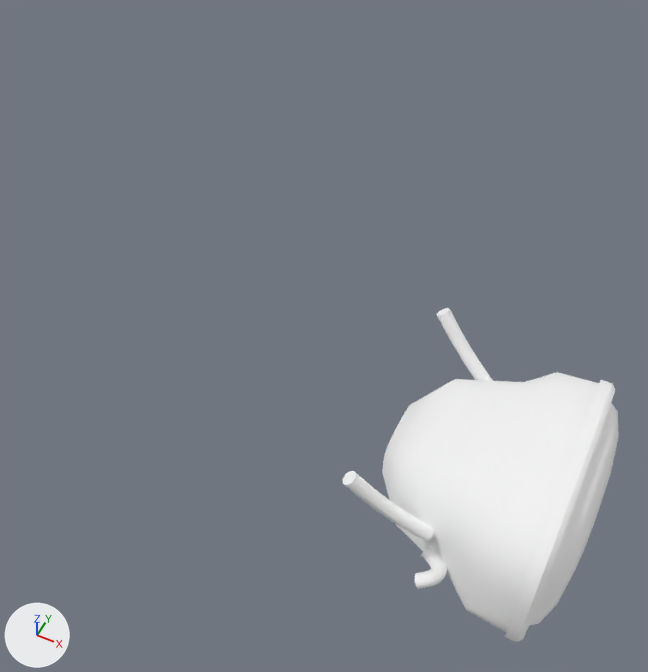
What one commit did to the glTF model Data/BikesV2/kits/lodestar_cruiser__front2.glb.
One viewpoint serves both versions: a 50 mm camera at (1.434, -0.346, 1.384) aimed at (1.264, -0.007, 0.96). The axes (+X, +Y, +Z) are drawn at lower left. The lights are the same throughout. The older version comes first. Vertices at exactly the same position are counted once.

Objects in the first picture: 'lodestar_cruiser__front2'.
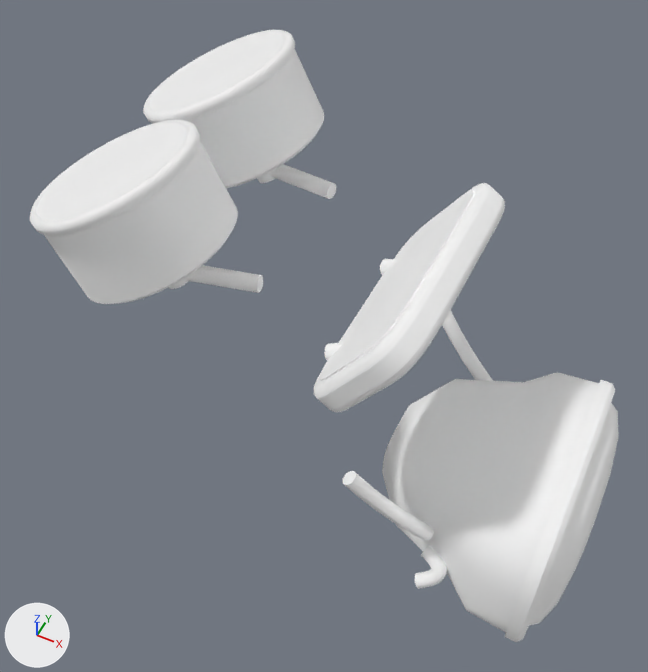
What differs and where, as boxes [x1, y1, x2, y2] in the pictures (648 x 672 px):
'lodestar_cruiser__front2', reshaped (113% wider, 83% taller)
    before: [343, 308, 618, 642]
    after: [30, 30, 618, 642]
part 1 of me_mesh_0, added
    after: [184, 265, 263, 293]
part 2 of me_mesh_0, added
    after: [269, 164, 336, 199]
part 3 of me_mesh_0, added
    after: [30, 30, 324, 304]
part 4 of me_mesh_0, added
    after: [314, 183, 505, 412]

The change, as a diff of the scene's bpy script:
```diff
--- a/Data/BikesV2/kits/lodestar_cruiser__front2.glb.py
+++ b/Data/BikesV2/kits/lodestar_cruiser__front2.glb.py
@@ mat_s060 @@
+mat_s060 = principled_material('s060')
+mat_s060.base_color = (1.0, 1.0, 1.0)  # white #ffffff
+mat_s060.metallic = 1.0
+mat_s060.roughness = 1.0
@@ mat_s059 @@
+mat_s059 = principled_material('s059')
+mat_s059.base_color = (1.0, 1.0, 1.0)  # white #ffffff
+mat_s059.metallic = 1.0
+mat_s059.roughness = 1.0
@@ mat_s055 @@
+mat_s055 = principled_material('s055')
+mat_s055.base_color = (1.0, 1.0, 1.0)  # white #ffffff
+mat_s055.metallic = 1.0
+mat_s055.roughness = 1.0
@@ mat_s058 @@
+mat_s058 = principled_material('s058')
+mat_s058.base_color = (1.0, 1.0, 1.0)  # white #ffffff
+mat_s058.metallic = 1.0
+mat_s058.roughness = 1.0
@@ mat_s057 @@
+mat_s057 = principled_material('s057')
+mat_s057.base_color = (1.0, 1.0, 1.0)  # white #ffffff
+mat_s057.metallic = 1.0
+mat_s057.roughness = 1.0
@@ mat_s056 @@
+mat_s056 = principled_material('s056')
+mat_s056.base_color = (1.0, 1.0, 1.0)  # white #ffffff
+mat_s056.metallic = 1.0
+mat_s056.roughness = 1.0
@@ me_mesh_0 @@
 # used by ob_lodestar_cruiser__front2; location = (0.0, 0.0, 0.0)
-me_mesh_0.from_pydata(...)  # 2991 vertices, 5550 faces; spans x 1.311..1.457, y -0.087..0.087, z 0.804..0.935
+me_mesh_0.from_pydata(...)  # 5045 vertices, 9566 faces; spans x 1.117..1.457, y -0.103..0.103, z 0.804..1.11
+# me_mesh_0 part 1: the loose piece of 32 vertices spanning x 1.401..1.405, y -0.009..0.009, z 0.885..0.903 is copied, and the copy is multiplied about its middle by the matrix ((-17.275, 0.097, -0.005), (-2.771, -0.504, -0.216), (-1.333, -0.212, 0.512)), then moved by (-0.185, -0.049, 0.136), in mat_s057 (white #ffffff); it spans x 1.191..1.244, y -0.058..-0.04, z 1.023..1.036
+# me_mesh_0 part 2: the loose piece of 32 vertices spanning x 1.401..1.405, y -0.009..0.009, z 0.885..0.903 is copied, and the copy is multiplied about its middle by the matrix ((-17.275, -0.065, -0.072), (2.771, -0.509, -0.204), (-1.333, -0.212, 0.512)), then moved by (-0.185, 0.049, 0.136), in mat_s057 (white #ffffff); it spans x 1.191..1.244, y 0.04..0.058, z 1.023..1.036
+# me_mesh_0 part 3: 1374 vertices added at x 1.117..1.228, y -0.103..0.103, z 1.017..1.11
+# me_mesh_0 part 4: 616 vertices added at x 1.282..1.349, y -0.078..0.078, z 0.974..1.057
 me_mesh_0.materials.append(mat_s048)
@@ me_mesh_0 @@
 me_mesh_0.materials.append(mat_s054)
+me_mesh_0.materials.append(mat_s055)  # white #ffffff
+me_mesh_0.materials.append(mat_s056)  # white #ffffff
+me_mesh_0.materials.append(mat_s057)  # white #ffffff
+me_mesh_0.materials.append(mat_s058)  # white #ffffff
+me_mesh_0.materials.append(mat_s059)  # white #ffffff
+me_mesh_0.materials.append(mat_s060)  # white #ffffff
```
